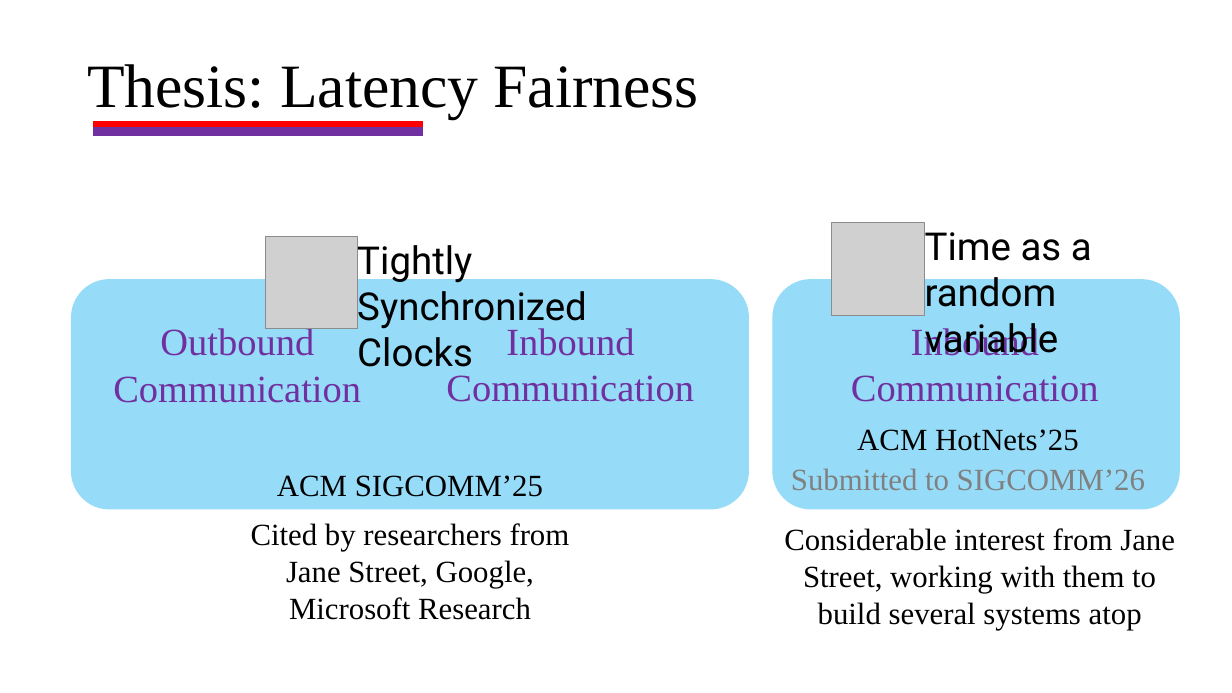
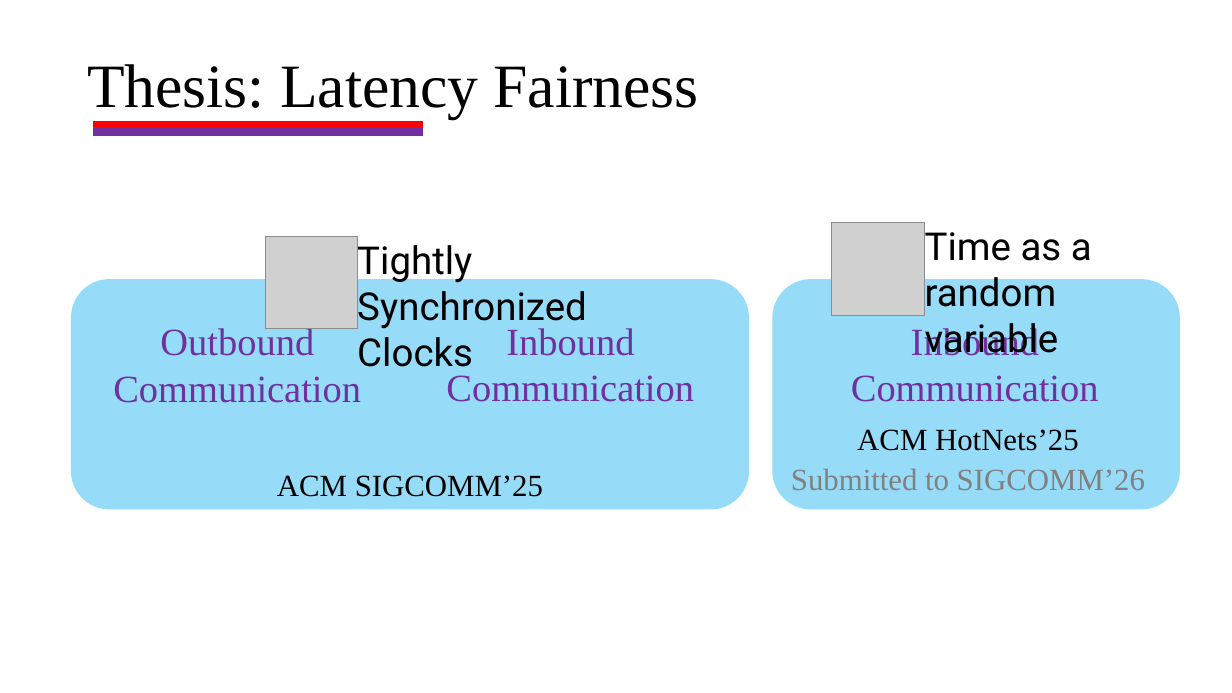
Before and after one commit to HaseebLUMS/Onyx-Presentation, a slide deck: slide 21 of thesis-latency-fairness.pptx. Drawn at 1232x693 pixels with LibreOffice and Linux fonts; fonts in the diff are those of the drawing; grey boxes stand for pictures. Boxes give left, top, right and bottom in pixels: in the first picture for what was removed or moved away, otherwise in the second. Text is boxed around its words. In the diff, an @@ line names an element or a change of style, - is before the commit and + after.

```diff
--- a/thesis-latency-fairness.pptx
+++ b/thesis-latency-fairness.pptx
@@ text removed at <box>251,523,570,620</box> @@
-Cited by researchers from Jane Street, Google, Microsoft Research
@@ text removed at <box>784,528,1175,630</box> @@
-Considerable interest from Jane Street, working with them to build several systems atop
```
Also in this commit, not shown: 1 other slide changed.
